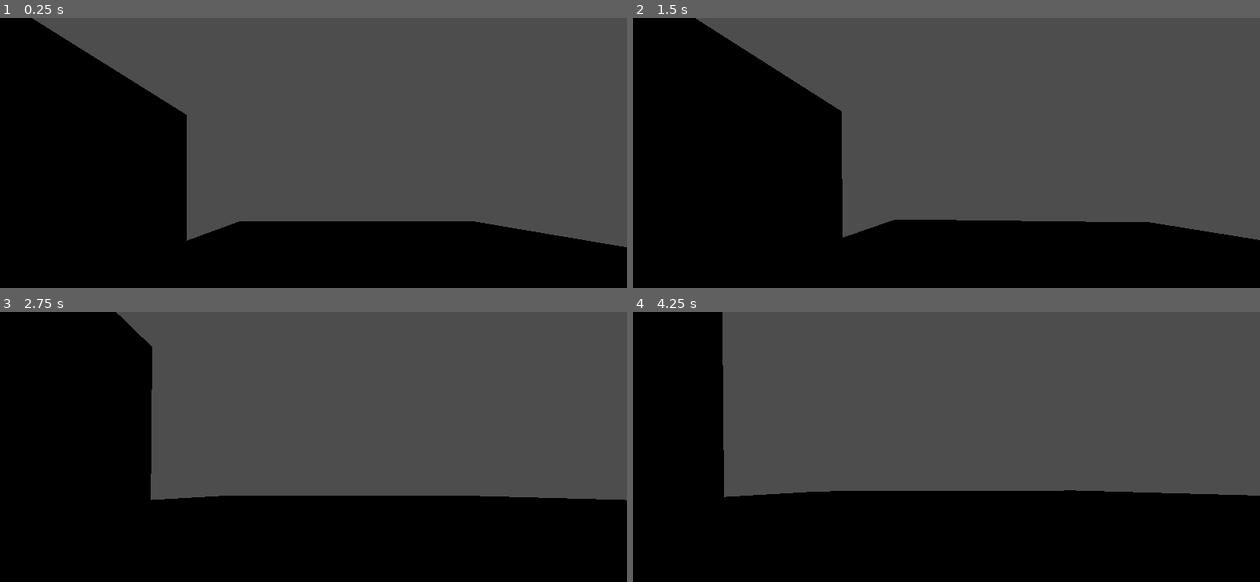
Above: before the commit, frames 1-4 (two rows, left to right).
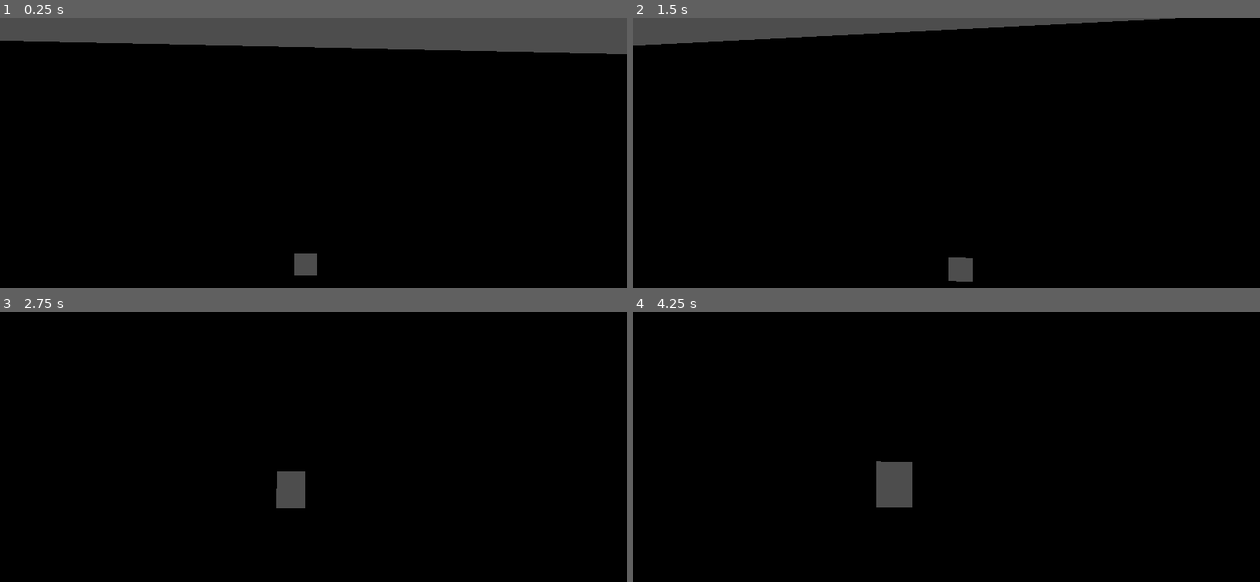
Above: after the commit, the same moments.

Repository: WildcatGameStudios/ScaryHouse
Game: Godot game, scene res://scenes/levels/wash_windows/level.tscn
Same seed, same stepped clock (60 frames per second), same inputs: the game is played once before the commit and once after it. This scene is started directly instead of the project's main scene.
Inputs (mouse positions are in pixels of both pictures, inside the frame that each line leads up to):
- Up to frame 1 (0.25 s): no input
- Up to frame 2 (1.5 s): move the mouse to (977, 193) at 0.52 s; hold W (move_forward) from 0.53 s (still down); tap E (e) at 0.6 s; tap Space (jump) at 0.77 s; tap R (r) at 0.8, 1.35 s; move the mouse to (915, 196) at 1.27 s
- Up to frame 3 (2.75 s): keep holding W (move_forward); tap Space (jump) at 1.52 s; tap E (e) at 1.55 s; move the mouse to (326, 482) at 2.02 s; tap F (dash) at 2.1 s; tap R (r) at 2.3 s
- Up to frame 4 (4.25 s): keep holding W (move_forward); tap Enter at 2.75 s; move the mouse to (940, 492) at 2.77 s; tap E (e) at 2.85 s; tap Space (jump) at 3.02, 3.5, 3.77 s; move the mouse to (990, 492) at 3.52 s; right-click (990, 492) at 3.6 s; tap R (r) at 3.8 s

The runs differ from the first frame. In frame 1, 50% of the frame differs, in the area x 0-100%, y 0-96%; in frame 2, 53%; in frame 3, 52%; in frame 4, 57%, in the area x 14-100%, y 0-73%.

Commit message:
New changes and progress on Wash Windows Level

Diff:
--- a/scenes/levels/wash_windows/level.tscn
+++ b/scenes/levels/wash_windows/level.tscn
@@ -27,7 +27,7 @@
 material = ExtResource("1_72jgg")
 
 [node name="player" parent="." instance=ExtResource("2_obxn0")]
-transform = Transform3D(1, 0, 0, 0, 1, 0, 0, 0, 1, 30, 12, 0)
+transform = Transform3D(0.033696, 0, 0.999432, 0, 1, 0, -0.999432, 0, 0.033696, 30, 10.3154, 0)
 
 [node name="Window" parent="." instance=ExtResource("3_obxn0")]
 transform = Transform3D(1, 0, 0, 0, 1, 0, 0, 0, 1, 0.5, 7.5, 11)
--- /dev/null
+++ b/scenes/levels/wash_windows/monster.gd
@@ -0,0 +1,34 @@
+extends CharacterBody3D
+
+@export var attack_delay: float = 2.0
+@export var lunge_speed: float = 10.0
+@export var lunge_distance: float = 5.0
+
+var is_lunging: bool = false
+var time_to_attack: float = 0.0
+
+signal attack_player
+
+func _ready():
+	time_to_attack = attack_delay
+	# Start the "prepare to strike" animation/timer
+
+func _process(delta):
+	if is_lunging:
+		# Simple lunge forward on the Z axis (assuming monster faces forward)
+		var direction = Vector3(0, 0, -1)
+		velocity = direction * lunge_speed
+		move_and_slide()
+
+		# Stop the lunge after a certain distance (optional, but good practice)
+		# You'd typically use an AnimationPlayer here for a smoother effect
+
+	elif time_to_attack > 0:
+		time_to_attack -= delta
+		if time_to_attack <= 0:
+			lunge()
+
+func lunge():
+	is_lunging = true
+	emit_signal("attack_player")
+	# The main Level script will handle damage and removing the monster
--- /dev/null
+++ b/scenes/levels/wash_windows/monster.tscn
@@ -0,0 +1,22 @@
+[gd_scene load_steps=5 format=3 uid="uid://gimwur1l45bs"]
+
+[ext_resource type="Script" uid="uid://dg5dcc111krix" path="res://scenes/levels/wash_windows/monster.gd" id="1_17l4i"]
+
+[sub_resource type="StandardMaterial3D" id="StandardMaterial3D_5d0jo"]
+albedo_color = Color(0.955348, 0.102831, 0, 1)
+
+[sub_resource type="BoxMesh" id="BoxMesh_17l4i"]
+
+[sub_resource type="BoxShape3D" id="BoxShape3D_sssuu"]
+
+[node name="Monster" type="CharacterBody3D"]
+script = ExtResource("1_17l4i")
+
+[node name="Visual" type="MeshInstance3D" parent="."]
+transform = Transform3D(1, 0, 0, 0, 1, 0, 0, 0, 1, 0.0267887, 0.655889, 0.151224)
+material_override = SubResource("StandardMaterial3D_5d0jo")
+mesh = SubResource("BoxMesh_17l4i")
+
+[node name="CollisionShape3D" type="CollisionShape3D" parent="."]
+transform = Transform3D(1, 0, 0, 0, 1, 0, 0, 0, 1, 0.0267887, 0.655889, 0.151224)
+shape = SubResource("BoxShape3D_sssuu")
--- /dev/null
+++ b/scenes/levels/wash_windows/window.gd
@@ -0,0 +1,149 @@
+extends Node3D
+@export var clean_target: float = 100.0
+@export var clean_decay_rate: float = 5.0  # Cleanliness lost per second
+@export var shutter_speed: float = 5.0    # Speed of the shutter animation
+
+@onready var collider: Area3D = $Collider
+@onready var meter_bar: MeshInstance3D = $Meter_Root/Meter_Bar
+@onready var dirt_particles: MeshInstance3D = $Dirt_Particles
+@onready var shutter_left: MeshInstance3D = $Shutter_Left
+@onready var shutter_right: MeshInstance3D = $Shutter_Right
+@onready var monster_spawn: Node3D = $Monster_Spawn_Point
+
+#Variables
+var current_cleanliness: float = 0.0
+var is_active: bool = false
+var is_clean: bool = false
+var is_monster_spawning: bool = false
+var monster_instance: CharacterBody3D = null
+
+#State Machine
+enum State {CLOSED, OPEN_CLEAN, OPEN_MONSTER}
+var current_state = State.CLOSED
+
+#Signals
+signal window_cleaned(window)
+signal monster_spotted(window)
+signal window_hit(window)
+
+#Initialization
+func _ready() -> void:
+	# Set initial meter visual (full red)
+	update_meter()
+	close_shutters(true)
+
+#Main Loop
+func _process(delta: float) -> void:
+	if is_clean:
+		return
+
+	#Window Cleanliness Loss
+	if is_active and current_state == State.OPEN_CLEAN:
+		# Only decay if window is not being cleaned
+		current_cleanliness -= clean_decay_rate * delta
+		current_cleanliness = clampf(current_cleanliness, 0, clean_target)
+
+	#Shutter Animation
+	var target_left_x = 0.0
+	var target_right_x = 0.0
+
+	if current_state != State.CLOSED:
+		# Shutters open outward
+		target_left_x = -1.5
+		target_right_x = 1.5
+
+	var current_pos_l = shutter_left.position.x
+	var new_pos_l = lerpf(current_pos_l, target_left_x, shutter_speed * delta)
+	shutter_left.position.x = new_pos_l
+
+	var current_pos_r = shutter_right.position.x
+	var new_pos_r = lerpf(current_pos_r, target_right_x, shutter_speed * delta)
+	shutter_right.position.x = new_pos_r
+
+	update_meter()
+
+
+
+
+## Starts the cleaning cycle for this window
+func activate_window():
+	if is_clean: return
+	is_active = true
+	# Randomly choose between a clean window or a monster window
+	if randi() % 5 == 0: # 1 in 5 chance to spawn a monster
+		open_monster()
+	else:
+		open_clean()
+
+## Closes the shutters
+func close_shutters(immediate: bool = false):
+	current_state = State.CLOSED
+	if immediate:
+		shutter_left.position.x = 0.0
+		shutter_right.position.x = 0.0
+
+	if monster_instance:
+		# Safely remove monster if it's still alive
+		monster_instance.queue_free()
+		monster_instance = null
+		is_monster_spawning = false
+
+## Sets the window to the cleaning state
+func open_clean():
+	if is_clean: return
+	current_state = State.OPEN_CLEAN
+
+## Sets the window to the monster state
+func open_monster():
+	if is_clean: return
+	current_state = State.OPEN_MONSTER
+	is_monster_spawning = true
+	emit_signal("monster_spotted", self)
+
+## Called when hit by water
+func receive_water_hit(amount: float):
+	if is_clean: return
+
+	if current_state == State.OPEN_MONSTER:
+		#Hitting monster with water causes immediate attack
+		emit_signal("monster_spotted", self) # Trigger immediate attack
+		return
+
+	current_cleanliness += amount
+	current_cleanliness = clampf(current_cleanliness, 0, clean_target)
+
+	# Update visuals (dirtiness fading)
+	dirt_particles.scale = Vector3.ONE * (1.0 - current_cleanliness / clean_target)
+
+	if current_cleanliness >= clean_target:
+		is_clean = true
+		current_state = State.CLOSED
+		emit_signal("window_cleaned", self)
+
+## Called when hit by tranquilizer
+func receive_tranquilizer_hit():
+	if is_clean: return
+
+	if current_state == State.OPEN_MONSTER:
+		#Hit the monster?
+		close_shutters()
+		return
+	else:
+		#Hit clean window with tranquilizer? (breaks window)
+		emit_signal("window_hit", self)
+
+
+## Updates the cleanliness meter
+func update_meter():
+	var ratio = current_cleanliness / clean_target
+	meter_bar.scale.y = ratio * 1.0 #Meter bar's scale (might need to change)
+
+	#Color of the meter bar (Red to Green)
+	var red_color = Color.RED
+	var green_color = Color.GREEN
+	var new_color = red_color.lerp(green_color, ratio)
+
+	# Changing color of MeshInstance3D
+	var material = StandardMaterial3D.new()
+	material.albedo_color = new_color
+	meter_bar.material_override = material
--- a/scenes/levels/wash_windows/window.tscn
+++ b/scenes/levels/wash_windows/window.tscn
@@ -1,10 +1,47 @@
-[gd_scene load_steps=2 format=3 uid="uid://crli6js6wxqnl"]
+[gd_scene load_steps=7 format=3 uid="uid://dx5lq132ex5m0"]
 
-[sub_resource type="StandardMaterial3D" id="StandardMaterial3D_twhpq"]
-albedo_color = Color(0.670305, 0.984403, 1, 1)
+[ext_resource type="Script" uid="uid://ce84h1iglirin" path="res://scenes/levels/wash_windows/window.gd" id="1_shmvf"]
+
+[sub_resource type="BoxShape3D" id="BoxShape3D_twhpq"]
+
+[sub_resource type="QuadMesh" id="QuadMesh_twhpq"]
+
+[sub_resource type="StandardMaterial3D" id="StandardMaterial3D_shmvf"]
+albedo_color = Color(0.354229, 0.192303, 7.21961e-08, 1)
+
+[sub_resource type="BoxMesh" id="BoxMesh_twhpq"]
+
+[sub_resource type="BoxMesh" id="BoxMesh_shmvf"]
 
 [node name="Window" type="Node3D"]
+script = ExtResource("1_shmvf")
 
-[node name="window" type="CSGBox3D" parent="."]
-material_override = SubResource("StandardMaterial3D_twhpq")
-size = Vector3(2, 8, 6)
+[node name="Collider" type="Area3D" parent="."]
+transform = Transform3D(1, 0, 0, 0, 1, 0, 0, 0, 1, -2.66763, -3.21066, 1.54805)
+
+[node name="CollisionShape3D" type="CollisionShape3D" parent="Collider"]
+transform = Transform3D(1, 0, 0, 0, 1, 0, 0, 0, 0.053323, 2.6464, 3.24145, -1.88001)
+shape = SubResource("BoxShape3D_twhpq")
+
+[node name="Monster_Spawn_Point" type="Node3D" parent="."]
+transform = Transform3D(1, 0, 0, 0, 1, 0, 0, 0, 1, 0.00253963, 0.00344056, 0.016127)
+
+[node name="Dirt_Particles" type="MeshInstance3D" parent="."]
+transform = Transform3D(1, 0, 0, 0, 1, 0, 0, 0, 1, -0.0214083, 0.0318219, -0.367715)
+mesh = SubResource("QuadMesh_twhpq")
+surface_material_override/0 = SubResource("StandardMaterial3D_shmvf")
+
+[node name="Shutter_Left" type="MeshInstance3D" parent="."]
+transform = Transform3D(0.484106, 0, 0, 0, 1.00356, 0, 0, 0, 0.0132634, 0.221269, 0.0240852, -0.385607)
+mesh = SubResource("BoxMesh_twhpq")
+
+[node name="Shutter_Right" type="MeshInstance3D" parent="."]
+transform = Transform3D(0.48432, 0, 0, 0, 1, 0, 0, 0, 0.0132163, -0.265833, 0.0240852, -0.385607)
+mesh = SubResource("BoxMesh_twhpq")
+
+[node name="Meter_Root" type="Node3D" parent="."]
+transform = Transform3D(1, 0, 0, 0, 1, 0, 0, 0, 1, 0, 0.628508, -0.378692)
+
+[node name="Meter_Bar" type="MeshInstance3D" parent="Meter_Root"]
+transform = Transform3D(0.858454, 0, 0, 0, 0.0378995, 0, 0, 0, 0.0309881, -0.0282851, 0.007653, 0.0519151)
+mesh = SubResource("BoxMesh_shmvf")
Not shown: 1 places in scenes/levels/wash_windows/level.tscn that only renumber resources
Not shown, added: scenes/levels/wash_windows/monster.gd.uid
Not shown, added: scenes/levels/wash_windows/window.gd.uid
